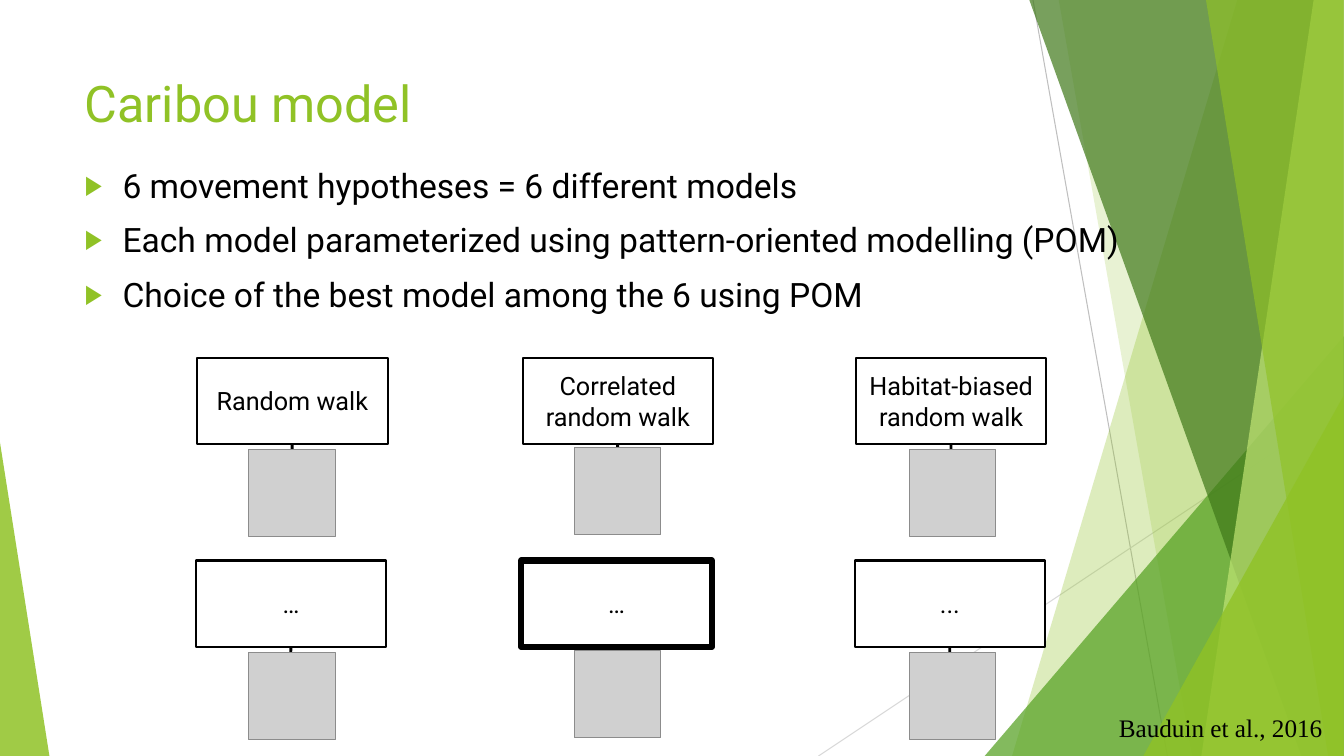
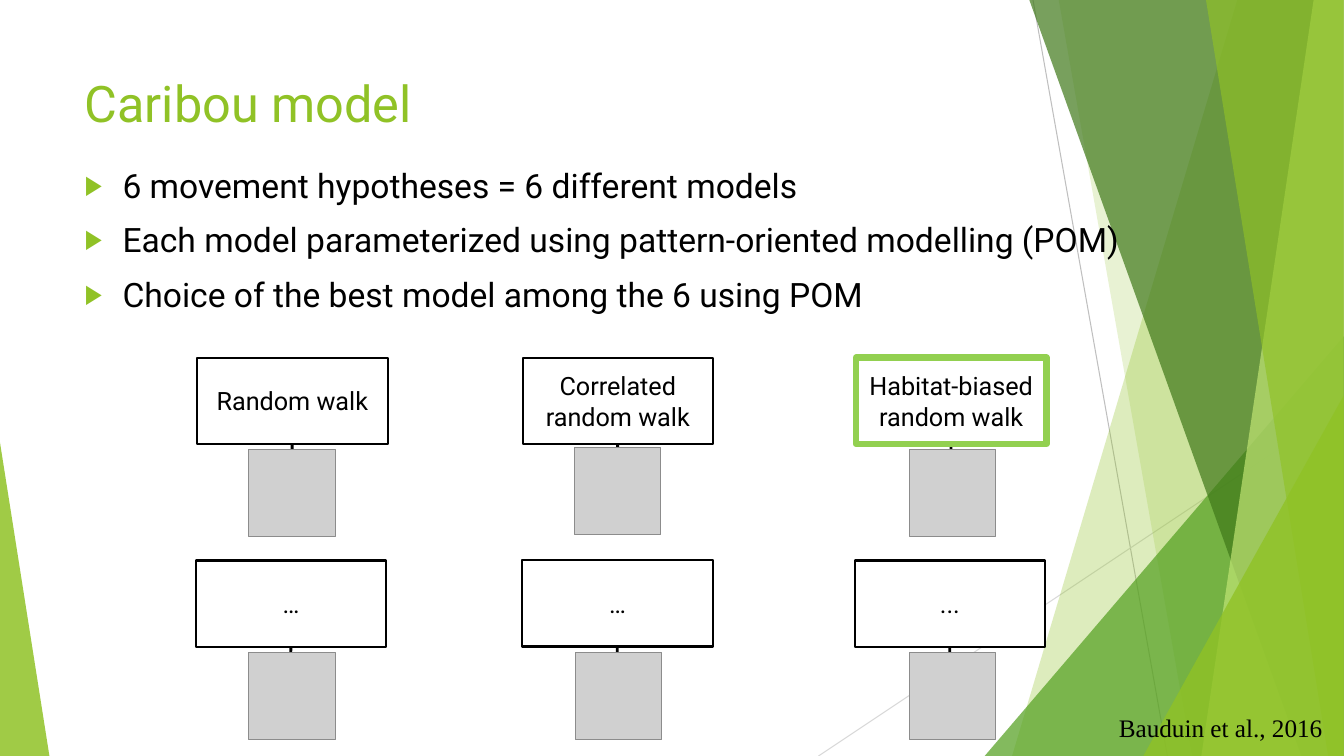
Before and after one commit to SarahBauduin/formation_IBM_NetLogoR, a slide deck: slide 13 of docs/slides/4_Parameter.pptx (slide 12 before the commit). Drawn at 1344x756 pixels with LibreOffice and Linux fonts; fonts in the diff are those of the drawing; grey boxes stand for pictures. Boxes give left, top, right and bottom in pixels: in the first picture for what was removed or moved away, otherwise in the second. Text is boxed around its words. In the diff, an @@ line names an element or a change of style, - is before the commit and + after.

```diff
--- a/docs/slides/4_Parameter.pptx
+++ b/docs/slides/4_Parameter.pptx
@@ rectangle "Habitat-biased random walk" at box(856, 358, 1047, 445): outline #000000 1.5 pt to #92D050 4.5 pt @@
@@ rectangle "…" at box(522, 561, 713, 647): outline #000000 4.5 pt to #000000 1.5 pt @@
```
Also in this commit, not shown: 7 other slides changed, 1 slide added, 19 other files.
